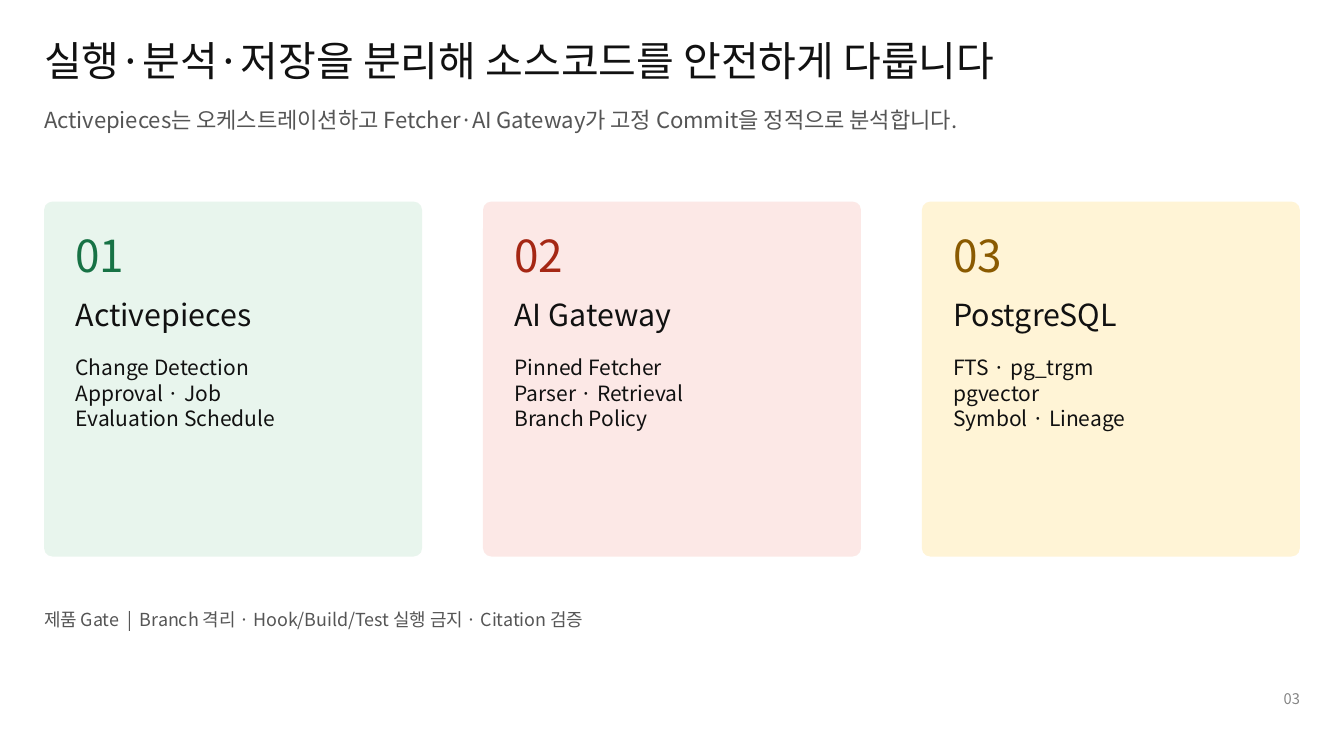
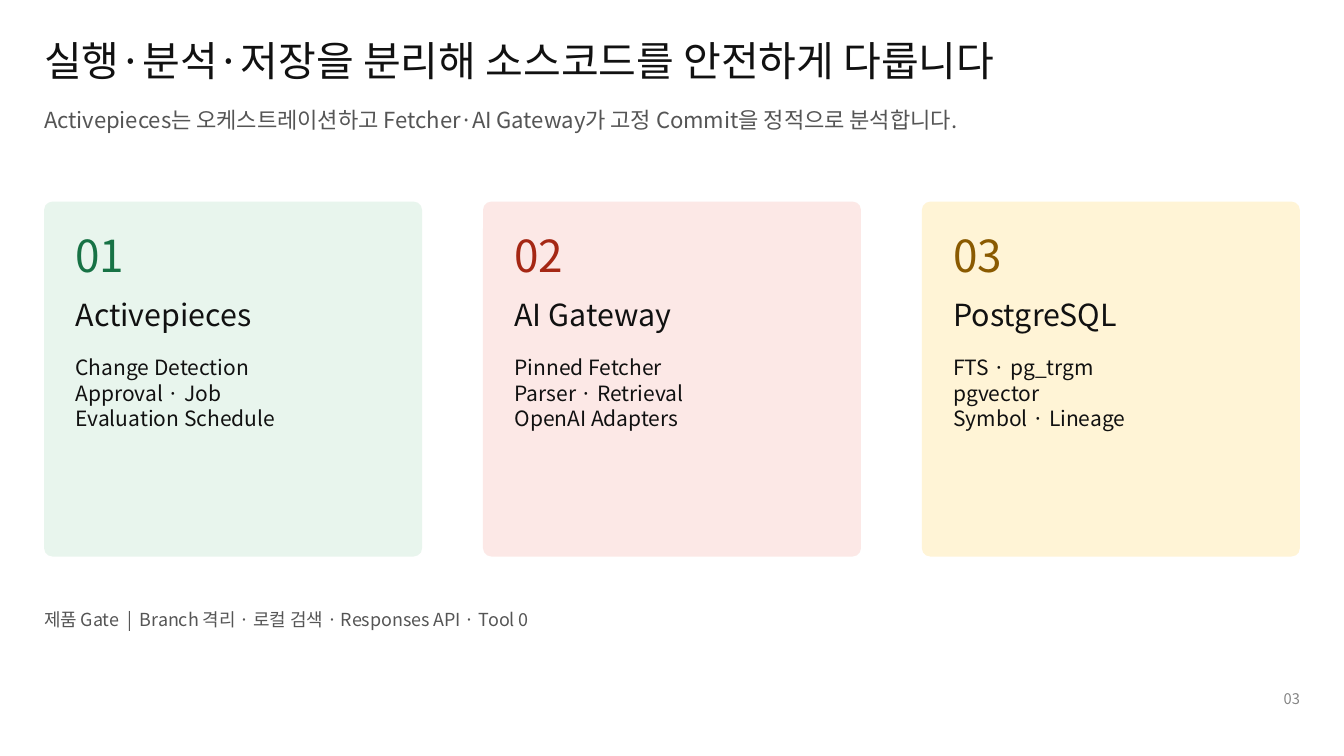
Before and after one commit to ablecloud-team/ablestack-techflow, a slide deck: slide 3 of output/presentation/techflow-rag-poc-design.pptx. Drawn at 1344x756 pixels with LibreOffice and Linux fonts; fonts in the diff are those of the drawing. Boxes give left, top, right and bottom in pixels: in the first picture for what was removed or moved away, otherwise in the second. Text is boxed around its words. In the diff, an @@ line names an element or a change of style, - is before the commit and + after.

Commit message:
Issue #20 OpenAI RAG 런타임 설계 보강

```diff
--- a/output/presentation/techflow-rag-poc-design.pptx
+++ b/output/presentation/techflow-rag-poc-design.pptx
@@ text at <box>515,409,678,431</box>: text changed @@
-Branch Policy
+OpenAI Adapters
@@ text at <box>44,611,529,630</box>: text changed @@
-제품 Gate | Branch 격리 · Hook/Build/Test 실행 금지 · Citation 검증
+제품 Gate | Branch 격리 · 로컬 검색 · Responses API · Tool 0
```
Also in this commit, not shown: 6 other slides changed, 1 slide added, 1 slide removed, 15 other files.
